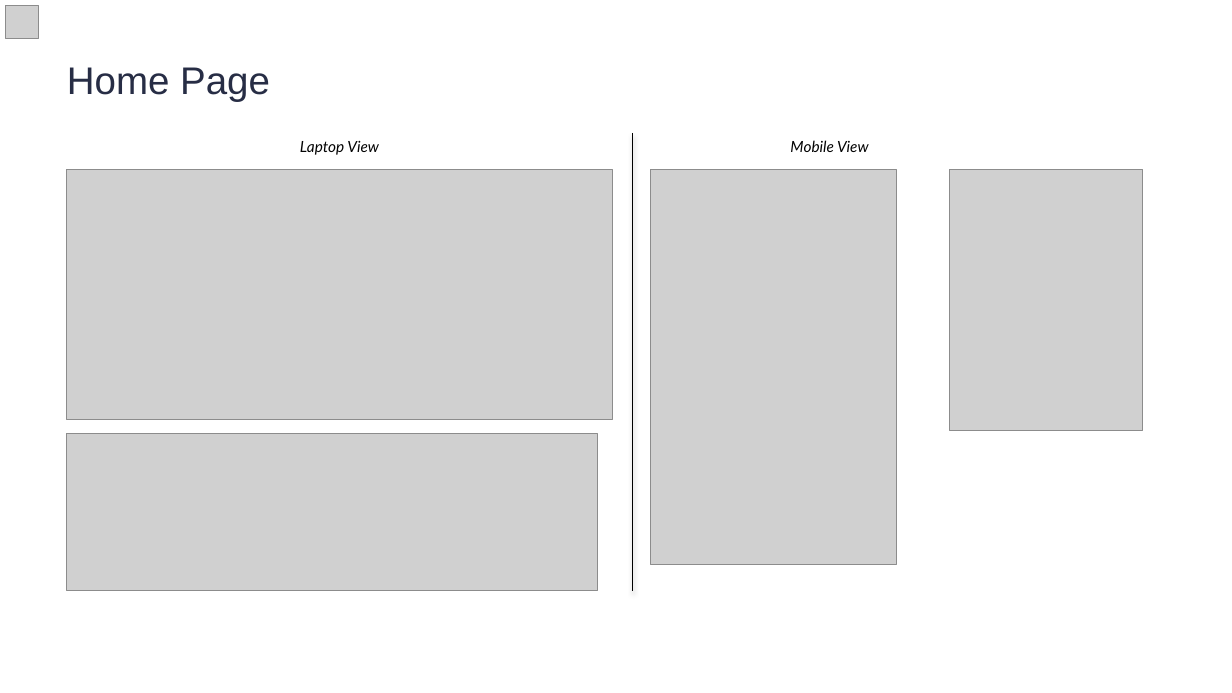
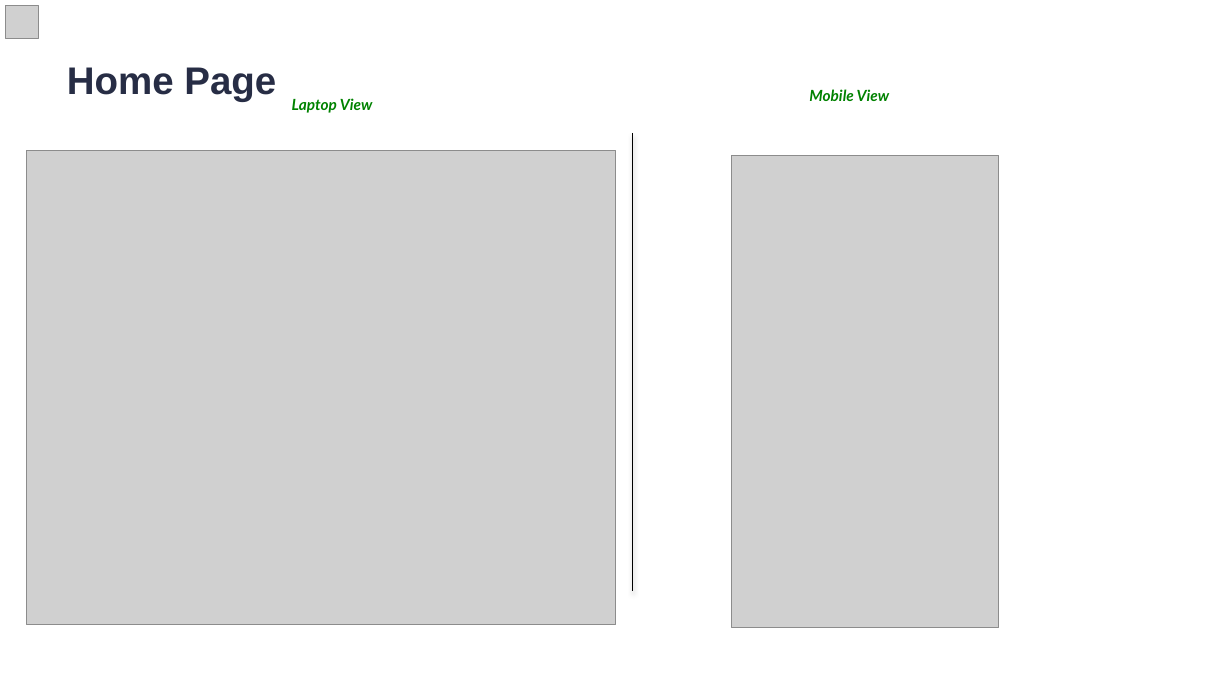
Before and after one commit to Pashvinder/Student-Profile-Management-System, a slide deck: slide 7 of files/Nodus_3G2_TeamNo_10.pptx. Drawn at 1232x693 pixels with LibreOffice and Linux fonts; fonts in the diff are those of the drawing; grey boxes stand for pictures; background and template pictures are left out. Boxes give left, top, right and bottom in pixels: in the first picture for what was removed or moved away, otherwise in the second. Text is boxed around its words. In the diff, an @@ line names an element or a change of style, - is before the commit and + after.

```diff
--- a/files/Nodus_3G2_TeamNo_10.pptx
+++ b/files/Nodus_3G2_TeamNo_10.pptx
@@ text "Home Page" at [67,67,276,102]: bold on @@
@@ text "Mobile View" at [809,89,890,101]: text colour #030303 to #008200, bold on @@
@@ text "Mobile View": place and size @@
-text "Mobile View" at [790,140,869,152]
+text "Mobile View" at [809,89,890,101]
@@ text "Laptop View": place and size @@
-text "Laptop View" at [300,141,379,155]
+text "Laptop View" at [292,98,373,113]
@@ text "Laptop View" at [292,98,373,113]: text colour #030303 to #008200, bold on @@
@@ picture added at [27,150,616,625] @@
@@ picture removed at [67,169,612,420] @@
@@ picture removed at [651,169,897,564] @@
@@ picture added at [732,155,999,628] @@
@@ picture removed at [950,169,1143,430] @@
@@ picture removed at [67,433,597,591] @@
```
Also in this commit, not shown: 5 other files.
